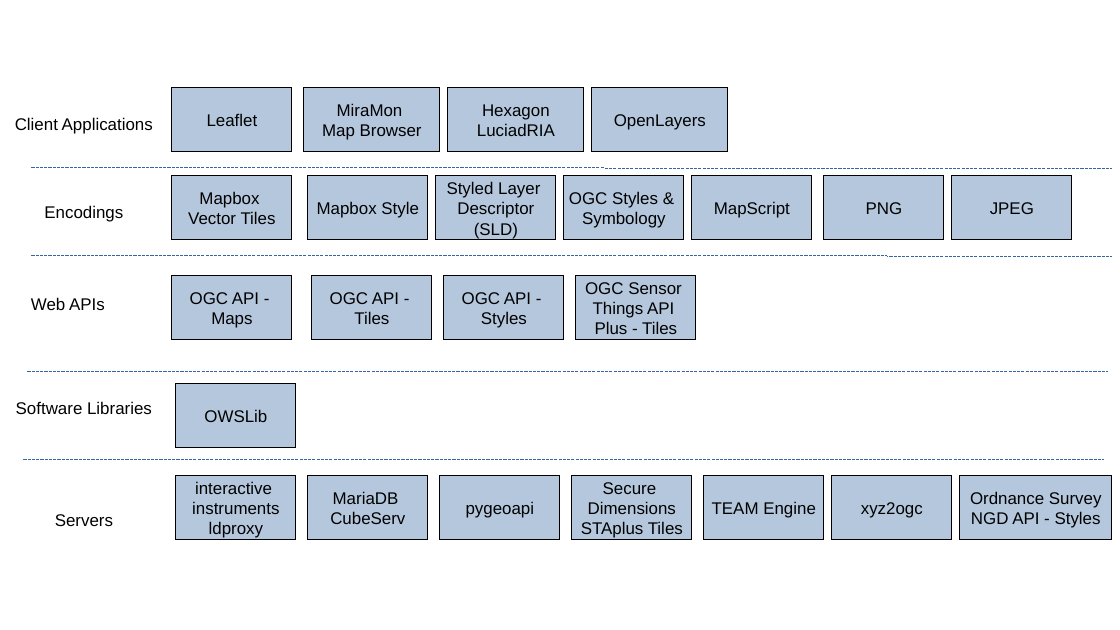
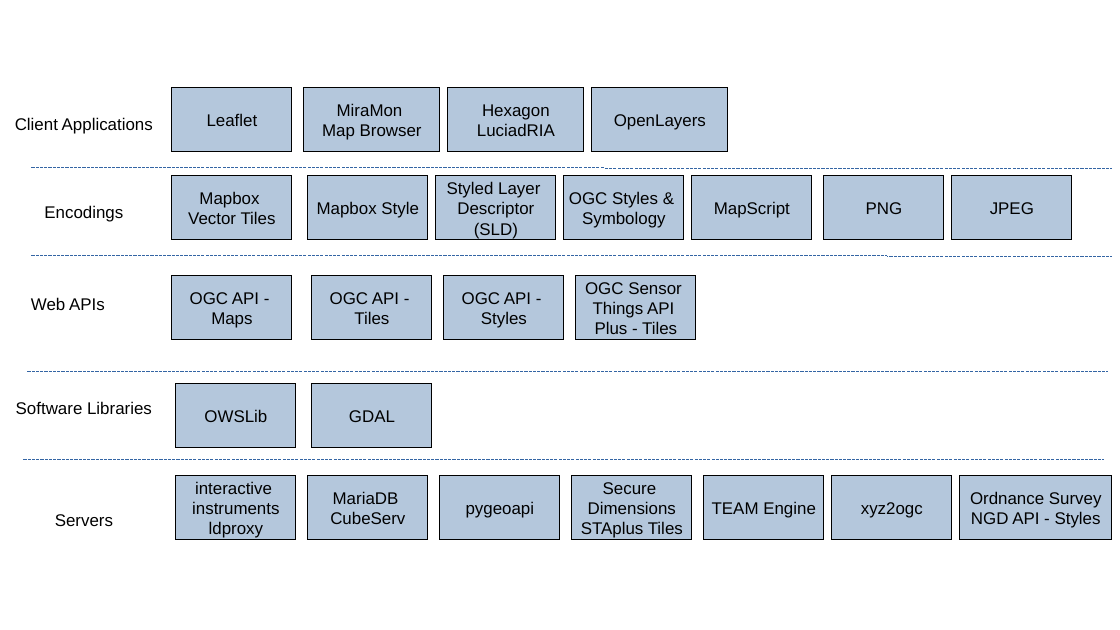
Before and after one commit to opengeospatial/developer-events, a slide deck: slide 1 of 2022/Web-Mapping-Code-Sprint/engineering-report/images/Figures.odp. Drawn at 1120x630 pixels with LibreOffice and Linux fonts; fonts in the diff are those of the drawing. Boxes give left, top, right and bottom in pixels: in the first picture for what was removed or moved away, otherwise in the second. Text is boxed around its words. In the diff, an @@ line names an element or a change of style, - is before the commit and + after.

```diff
--- a/2022/Web-Mapping-Code-Sprint/engineering-report/images/Figures.odp
+++ b/2022/Web-Mapping-Code-Sprint/engineering-report/images/Figures.odp
@@ rectangle added at (312,384,432,448), fill #B4C7DC, outline #000000 0 pt, 12 pt, text #000000 @@
+GDAL
```
Also in this commit, not shown: 4 other files.
